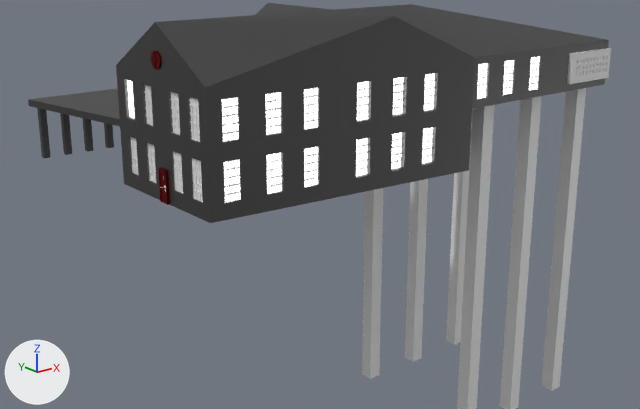
One commit to the FBX model Assets/Models/Saint Mary's Island/KingstonStreetHouse1.fbx: the scene before it, then after it.
Rendered twice from a 50 mm lens placed at (-109.0, -97.8, 19.7), pointed at (-27.9, 3.6, -20.8). Every picture has the same lights, and +X, +Y and +Z are marked at lower left. Where no turn or scale is listed for an object, it has been applied to the vertices. Vertices at the same position are counted once.

Before the edit, the objects in view are built like this:
```python
ob_kingstonstreethouse1_lod0 = bpy.data.objects.new('KingstonStreetHouse1_LOD0', me_cube_001)
ob_kingstonstreethouse1_lod0.location = (-38.6, -5.0, -2.5)
```
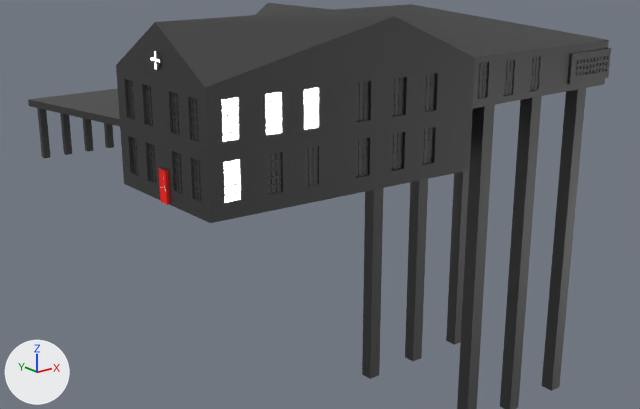
Boxes (x1, y1, x2, y2) around the edits, measured in the pictures (640 x 409 px):
part 1 of me_cube_001, recoloured: (151, 51, 161, 69) in both
part 2 of me_cube_001, recoloured: (159, 168, 170, 205) in both
part 3 of me_cube_001, recoloured: (362, 109, 473, 379) in both
part 4 of me_cube_001, recoloured: (457, 88, 586, 409) in both
part 5 of me_cube_001, recoloured: (127, 80, 203, 202) in both
part 6 of me_cube_001, recoloured: (127, 80, 134, 118) in both
part 7 of me_cube_001, recoloured: (567, 48, 611, 84) in both
part 8 of me_cube_001, recoloured: (221, 87, 318, 142) in both
part 9 of me_cube_001, recoloured: (357, 73, 435, 121) in both
part 10 of me_cube_001, recoloured: (357, 74, 434, 121) in both
part 11 of me_cube_001, recoloured: (356, 127, 433, 177) in both
part 12 of me_cube_001, recoloured: (356, 128, 432, 176) in both
part 13 of me_cube_001, recoloured: (223, 146, 318, 203) in both
part 14 of me_cube_001, recoloured: (267, 147, 318, 194) in both
part 15 of me_cube_001, recoloured: (477, 57, 540, 99) in both
part 16 of me_cube_001, recoloured (white to grey): (477, 56, 540, 99) in both

The change, as a list of edits to the scene's bpy script:
```text
Add mat_material_007:
    mat_material_007 = principled_material('Material.007')
    mat_material_007.base_color = (1.0, 0.00442, 0.0)  # red #ff0e00
Change me_cube_001:
    where me_cube_001.from_pydata(...)  # 11089 vertices, 10340 faces; spans x -28.2..41.1, y -19.5..43.9, z -48.5..12.6
    remove me_cube_001.materials.append(mat_material_058)  # white #e7e7e7
    remove me_cube_001.materials.append(mat_material_010)  # white #e7e7e7
    remove me_cube_001.materials.append(mat_material_011)  # white #e7e7e7
    remove me_cube_001.materials.append(mat_material_012)  # white #e7e7e7
    remove me_cube_001.materials.append(mat_material_013)  # white #e7e7e7
    remove me_cube_001.materials.append(mat_material_014)  # white #e7e7e7
    remove me_cube_001.materials.append(mat_material_004)  # white #e7e7e7
    remove me_cube_001.materials.append(mat_material_005)  # white #e7e7e7
    remove me_cube_001.materials.append(mat_material_015)  # white #e7e7e7
    remove me_cube_001.materials.append(mat_material_016)  # white #e7e7e7
    remove me_cube_001.materials.append(mat_material_017)  # white #e7e7e7
    remove me_cube_001.materials.append(mat_material_018)  # white #e7e7e7
    remove me_cube_001.materials.append(mat_material_019)  # white #e7e7e7
    remove me_cube_001.materials.append(mat_material_020)  # white #e7e7e7
    remove me_cube_001.materials.append(mat_material_021)  # white #e7e7e7
    remove me_cube_001.materials.append(mat_material_022)  # white #e7e7e7
    remove me_cube_001.materials.append(mat_material_023)  # white #e7e7e7
    remove me_cube_001.materials.append(mat_material_024)  # white #e7e7e7
    remove me_cube_001.materials.append(mat_material_025)  # white #e7e7e7
    remove me_cube_001.materials.append(mat_material_026)  # white #e7e7e7
    remove me_cube_001.materials.append(mat_material_027)  # white #e7e7e7
    remove me_cube_001.materials.append(mat_material_028)  # white #e7e7e7
    remove me_cube_001.materials.append(mat_material_029)  # white #e7e7e7
    remove me_cube_001.materials.append(mat_material_030)  # white #e7e7e7
    remove me_cube_001.materials.append(mat_material_031)  # white #e7e7e7
    remove me_cube_001.materials.append(mat_material_032)  # white #e7e7e7
    remove me_cube_001.materials.append(mat_material_051)  # white #e7e7e7
    me_cube_001 part 1: 85 of the faces centred in x -24.6..-22.6, y -8.1..-6.2, z 7.6..9.6 switch from mat_material_059 (dark red #770004) to mat_material_003 (dark grey #646464)
    me_cube_001 part 2: 20 of the faces centred in x -24.7..-23.9, y -8.4..-6.8, z -5.6..-3.4 switch from mat_material_059 (dark red #770004) to mat_material_007 (red #ff0e00)
    me_cube_001 part 3: 12 of the faces centred in x 17.6..39.6, y 4.0..6.0, z -23.5 switch from mat_material_062 (white #e7e7e7) to mat_material_003 (dark grey #646464)
    me_cube_001 part 4: 10 of the faces centred in x 17.6..39.6, y -17.0..-15.0, z -23.5 switch from mat_material_062 (white #e7e7e7) to mat_material_003 (dark grey #646464)
    me_cube_001 part 5: all 1766 faces that had it switch from mat_material_001 (white #e7e7e7) to mat_material_003 (dark grey #646464)
    me_cube_001 part 6: all 60 faces that had it switch from mat_material_002 (white #e7e7e7) to mat_material_003 (dark grey #646464)
    me_cube_001 part 7: all 958 faces that had it switch from mat_material (white #e7e7e7) to mat_material_003 (dark grey #646464)
    me_cube_001 part 8: all 453 faces that had it switch from mat_material_050 (white #e7e7e7) to mat_material_003 (dark grey #646464)
    me_cube_001 part 9: all 453 faces that had it switch from mat_material_052 (white #e7e7e7) to mat_material_003 (dark grey #646464)
    me_cube_001 part 10: all 45 faces that had it switch from mat_material_053 (white #e7e7e7) to mat_material_003 (dark grey #646464)
    me_cube_001 part 11: all 453 faces that had it switch from mat_material_054 (white #e7e7e7) to mat_material_003 (dark grey #646464)
    me_cube_001 part 12: all 45 faces that had it switch from mat_material_055 (white #e7e7e7) to mat_material_003 (dark grey #646464)
    me_cube_001 part 13: all 453 faces that had it switch from mat_material_056 (white #e7e7e7) to mat_material_003 (dark grey #646464)
    me_cube_001 part 14: 30 of the faces centred in x -17.0..-10.9, y -17.5..-17.1, z -5.0..-1.4 switch from mat_material_057 (white #e7e7e7) to mat_material_003 (dark grey #646464)
    me_cube_001 part 15: all 453 faces that had it switch from mat_material_065 (white #e7e7e7) to mat_material_003 (dark grey #646464)
    me_cube_001 part 16: all 45 faces that had it switch from mat_material_066 (white #e7e7e7) to mat_material_003 (dark grey #646464)
    add me_cube_001.materials.append(mat_material_006)  # white #e7e7e7
```
